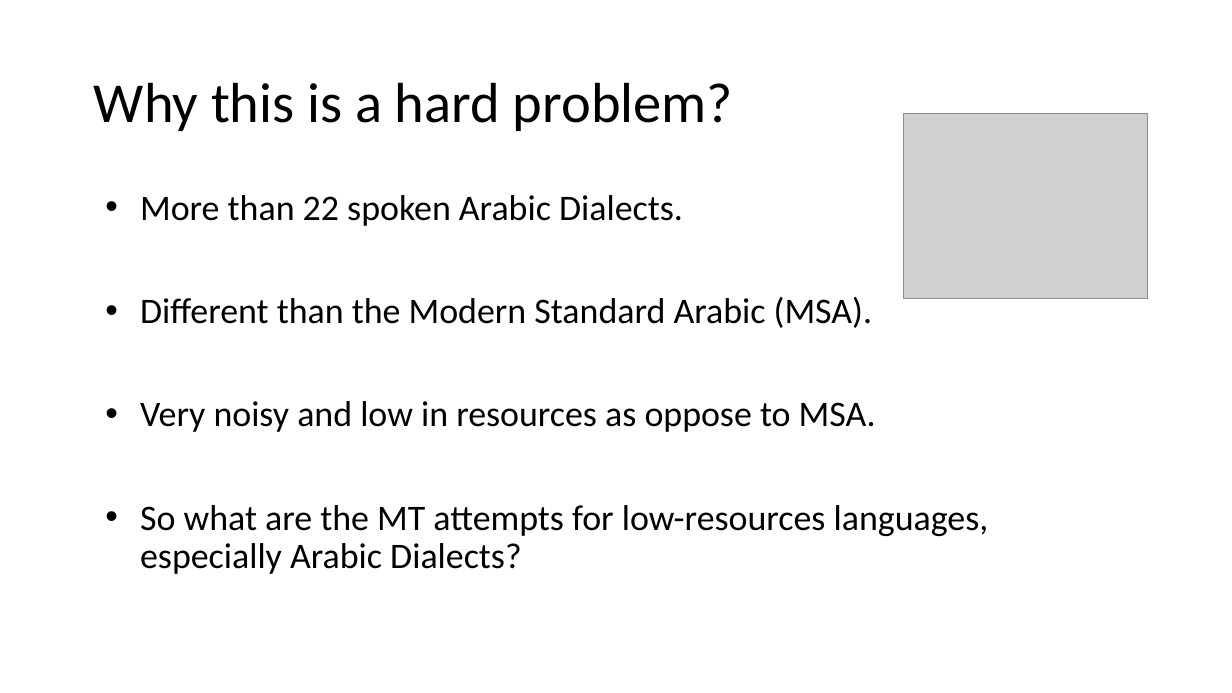
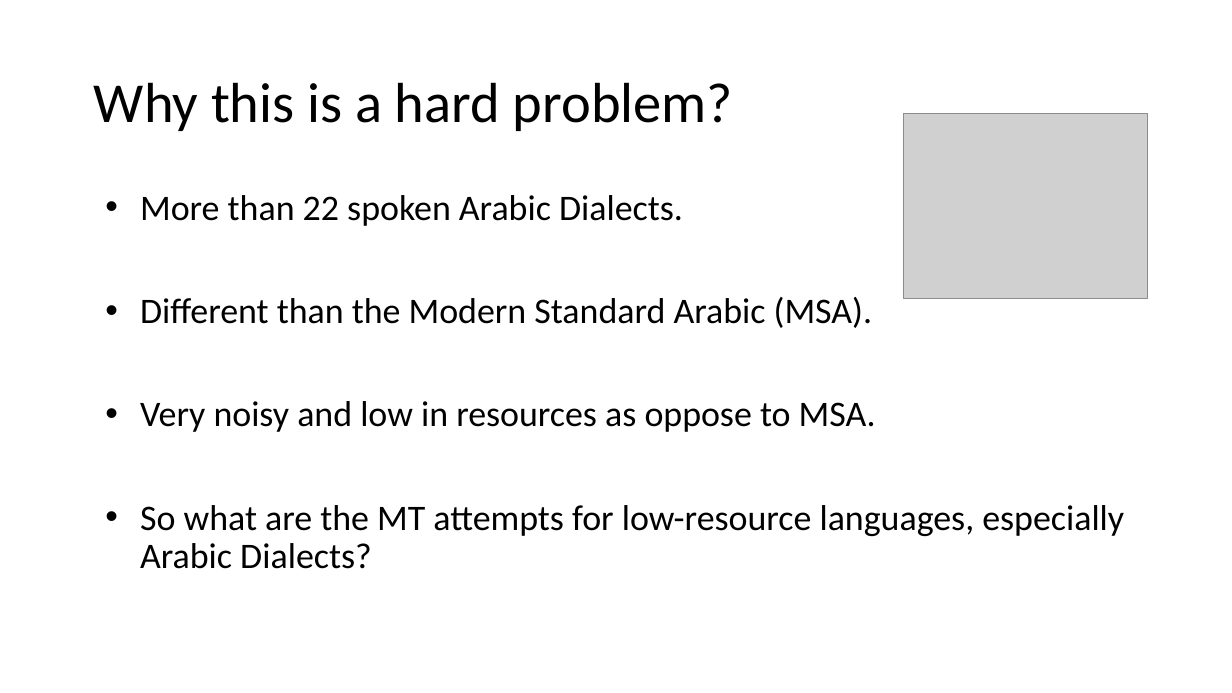
Before and after one commit to balhafni/data_mining, a slide deck: slide 2 of research_projects/mini_project_bashar_utkarsh.pptx. Drawn at 1232x693 pixels with LibreOffice and Linux fonts; fonts in the diff are those of the drawing; grey boxes stand for pictures. Boxes give left, top, right and bottom in pixels: in the first picture for what was removed or moved away, otherwise in the second. Text is boxed around its words. In the diff, an @@ line names an element or a change of style, - is before the commit and + after.

```diff
--- a/research_projects/mini_project_bashar_utkarsh.pptx
+++ b/research_projects/mini_project_bashar_utkarsh.pptx
@@ text at [140,505,1124,569]: text changed @@
-• So what are the MT attempts for low-resources languages, especially Arabic Dialects?
+• So what are the MT attempts for low-resource languages, especially Arabic Dialects?
```
Also in this commit, not shown: 3 other slides changed, 37 other files.
